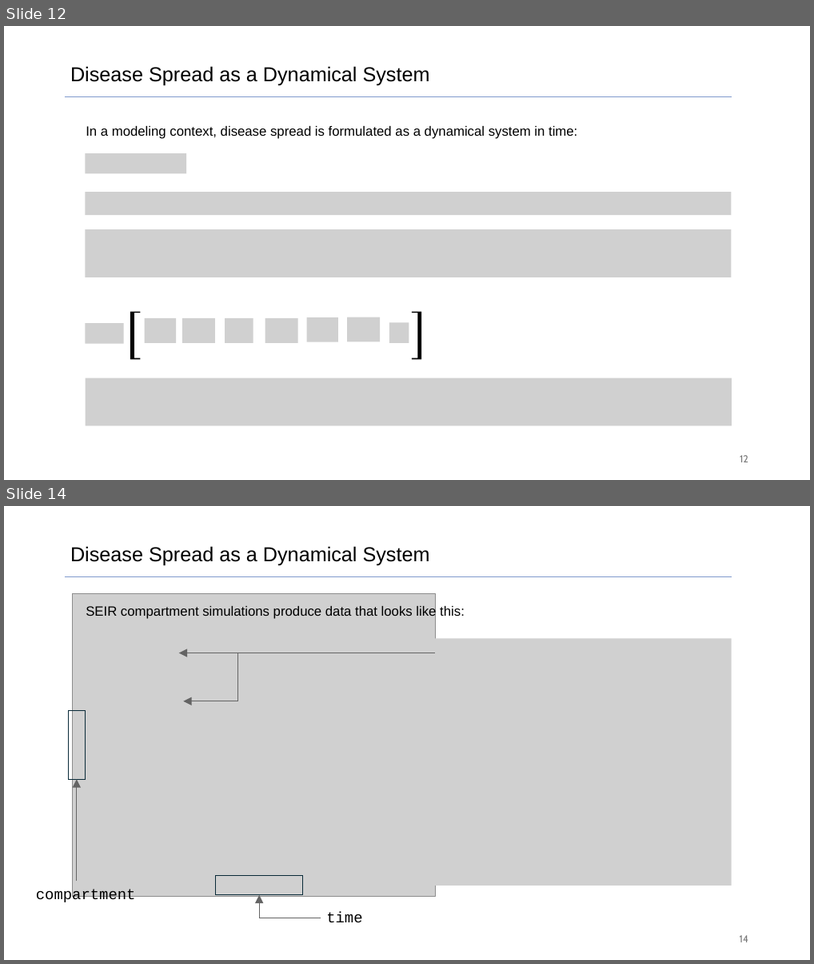
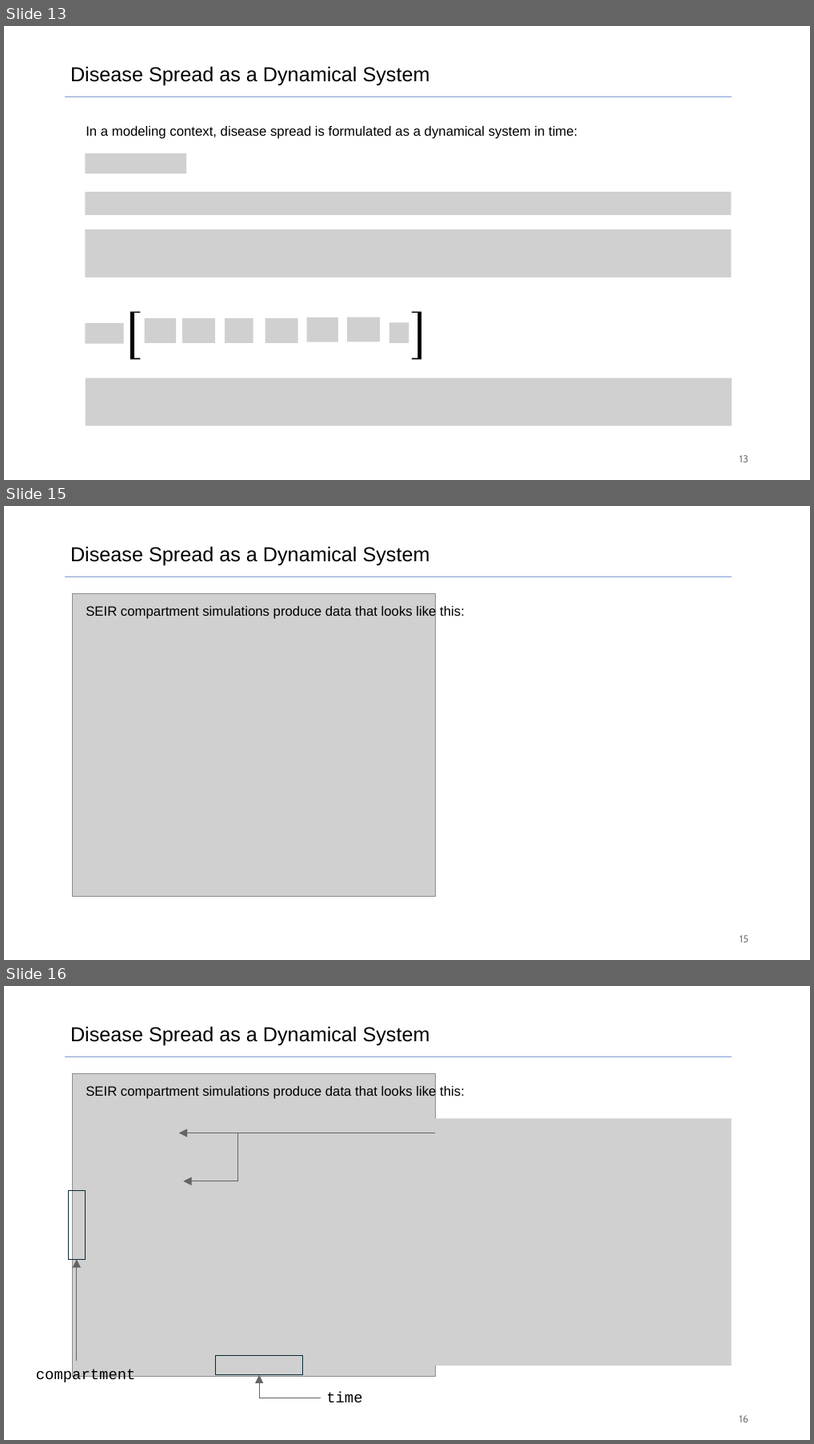
Before and after one commit to lsmithTACC/taccster26, a slide deck: Surrogate_Modeling_with_Scientific_Simulation_Data.pptx. Shown one above the other, each under a label of ours: slides 12 and 14 before the commit, slides 13, 15 and 16 after it; the slides between them are not shown. The pictures are 814x964 and 814x1444 pixels, drawn with LibreOffice and Linux fonts; fonts in the diff are those of the drawing; grey boxes stand for pictures. Boxes give left, top, right and bottom in pixels: in the first picture for what was removed or moved away, otherwise in the second. Text is boxed around its words. In the diff, an @@ line names an element or a change of style, - is before the commit and + after.

```diff
--- a/Surrogate_Modeling_with_Scientific_Simulation_Data.pptx
+++ b/Surrogate_Modeling_with_Scientific_Simulation_Data.pptx
@@ slide 15 added at [4, 506, 810, 960], background #FFFFFF @@
@@ text added at [70, 546, 430, 566], 24 pt, text #000000 @@
+Disease Spread as a Dynamical System
@@ line added from (65, 576) to (732, 576), #7F99CC 1.75 pt @@
@@ picture added at [72, 593, 435, 896] @@
@@ text added at [86, 604, 465, 619], 16 pt, text #000000 @@
+SEIR compartment simulations produce data that looks like this:
@@ page number added at [740, 935, 749, 942], 12 pt, text #797979 @@
+15
@@ what was slide 12 is now slide 13 @@
@@ page number at [740, 455, 749, 462]: text changed @@
-12
+13
@@ what was slide 14 is now slide 16 @@
@@ page number at [739, 1415, 749, 1422]: text changed @@
-14
+16
```
Also in this commit, not shown: 3 slides changed, 1 other slide added, 1 other file.
